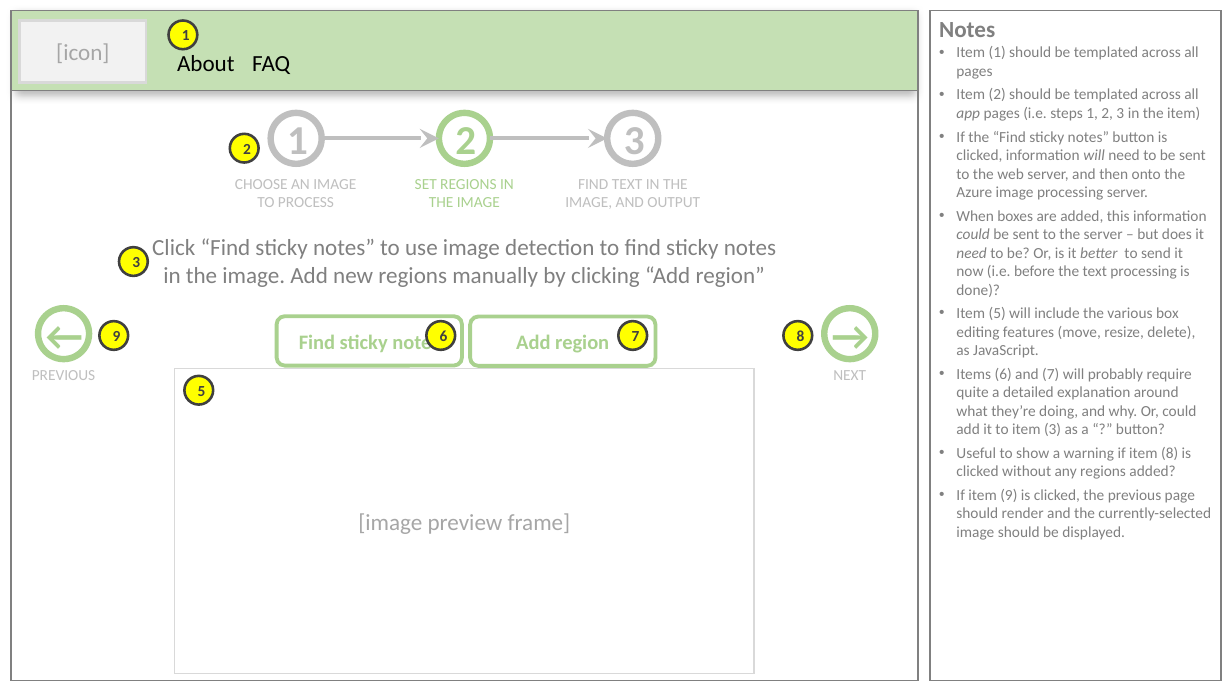
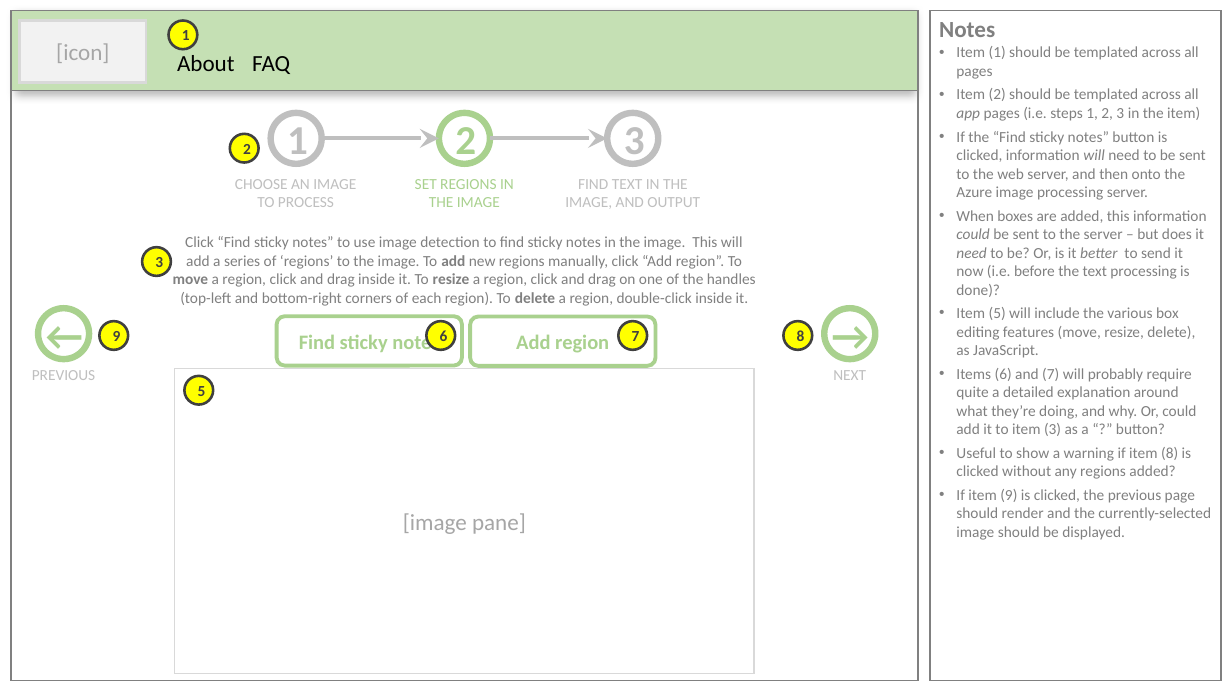
Before and after one commit to al-vincent/DesignThinkingToolset, a slide deck: slide 16 of documents/Design.pptx (slide 13 before the commit). Drawn at 1232x693 pixels with LibreOffice and Linux fonts; fonts in the diff are those of the drawing. Boxes give left, top, right and bottom in pixels: in the first picture for what was removed or moved away, otherwise in the second. Text is boxed around its words. In the diff, an @@ line names an element or a change of style, - is before the commit and + after.

```diff
--- a/documents/Design.pptx
+++ b/documents/Design.pptx
@@ text at bbox=[173, 236, 756, 306]: text changed; size 18 to 12 pt @@
-Click “Find sticky notes” to use image detection to find sticky notes in the image. Add new regions manually by clicking “Add region”
+Click “Find sticky notes” to use image detection to find sticky notes in the image. This will add a series of ‘regions’ to the image. To add new regions manually, click “Add region”. To move a region, click and drag inside it. To resize a region, click and drag on one of the handles (top-left and bottom-right corners of each region). To delete a region, double-click inside it.
@@ ellipse "3": place and size @@
-ellipse "3" at bbox=[119, 248, 148, 276]
+ellipse "3" at bbox=[142, 248, 171, 276]
@@ text in rectangle at bbox=[403, 513, 526, 534]: text changed @@
-[image preview frame]
+[image pane]
```
Also in this commit, not shown: 4 other slides changed, 5 slides added, 5 other files.
